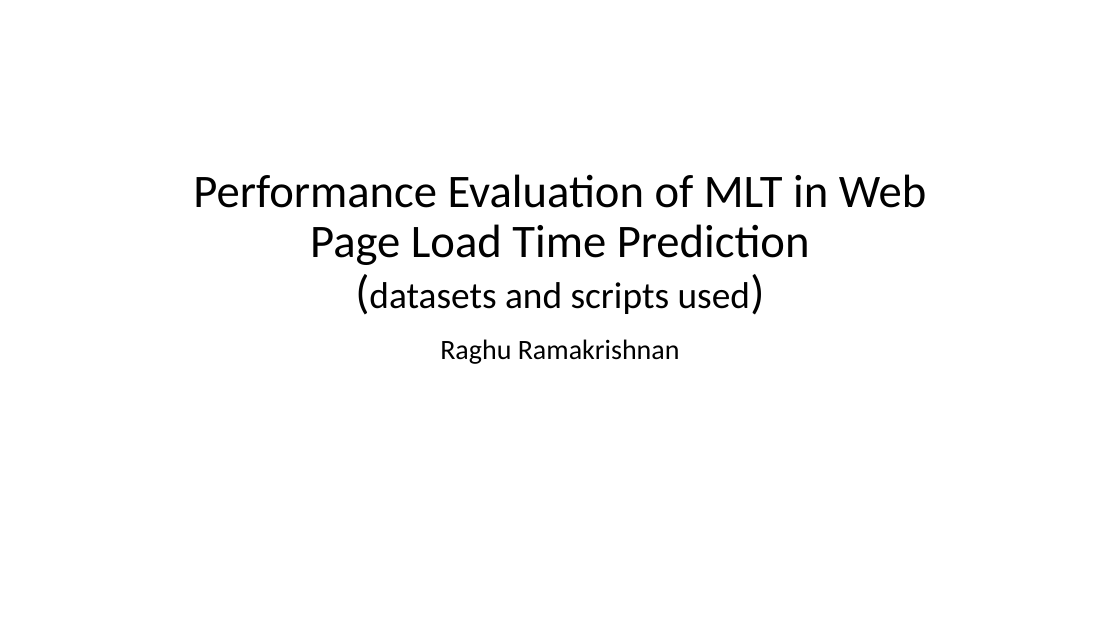
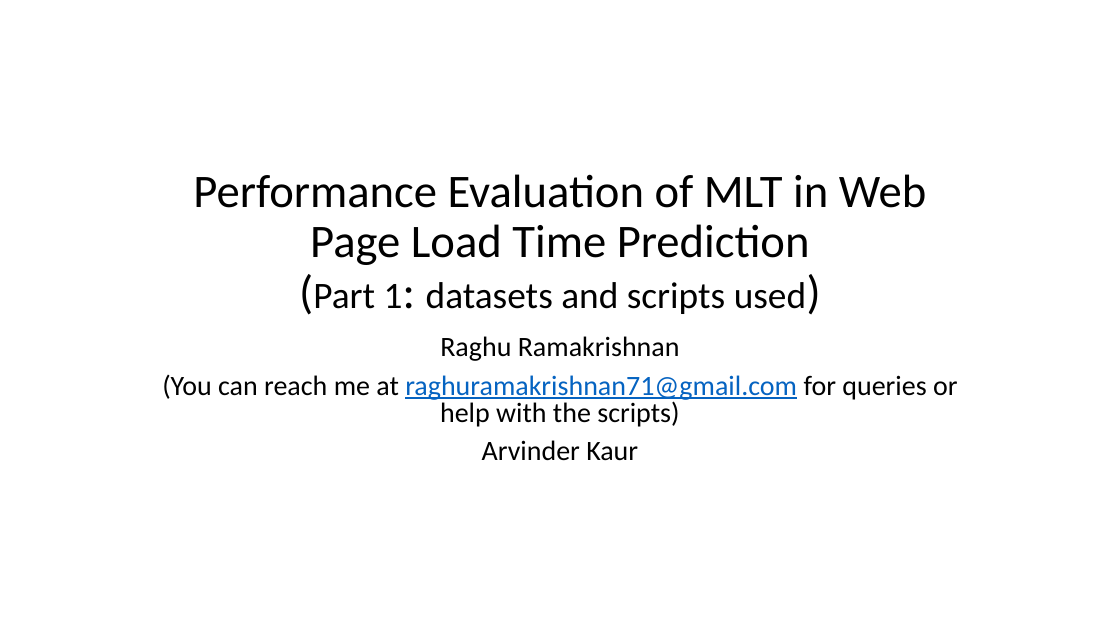
Before and after one commit to predmodelswebpage/mlt, a slide deck: slide 1 of Performance Evaluation of MLT in Web Page Load Time Prediction - Datasets and Scripts.pptx. Drawn at 1120x630 pixels with LibreOffice and Linux fonts; fonts in the diff are those of the drawing. Boxes give left, top, right and bottom in pixels: in the first picture for what was removed or moved away, otherwise in the second. Text is boxed around its words. In the diff, an @@ line names an element or a change of style, - is before the commit and + after.

```diff
--- a/Performance Evaluation of MLT in Web Page Load Time Prediction - Datasets and Scripts.pptx
+++ b/Performance Evaluation of MLT in Web Page Load Time Prediction - Datasets and Scripts.pptx
@@ title at [193,174,926,314]: text changed @@
-Performance Evaluation of MLT in Web Page Load Time Prediction
-(datasets and scripts used)
+Performance Evaluation of MLT in Web Page Load Time Prediction
+(Part 1: datasets and scripts used)
@@ subtitle at [440,336,680,361]: line spacing 0.9 to 0.8 @@
@@ subtitle at [162,375,958,461]: paragraphs added @@
+(You can reach me at raghuramakrishnan71@gmail.com for queries or help with the scripts)
+Arvinder Kaur
```
Also in this commit, not shown: 9 other slides changed, 2 slides added.
